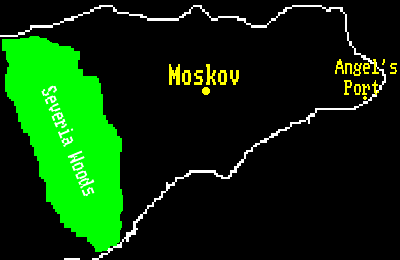
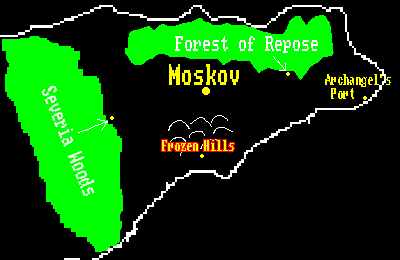
Layers edited between the first and the second 400x260 image:
renamed "Angel's ..." to "Archangel's ...", painted on it over [325,59,397,99]
added layer "Forest of Repose" above "Frozen Hills" over [175,36,318,53]
added layer "Frozen Hills" above "Layer" over [162,140,234,151]
added layer "Layer" above "Background" over [161,139,235,152]
painted on "Background" over [78,15,334,158]
